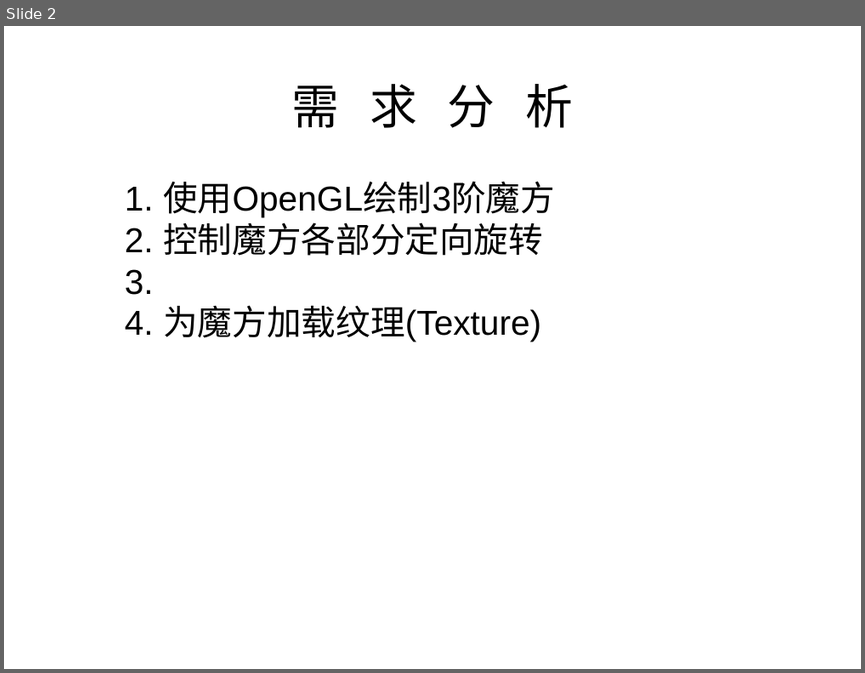
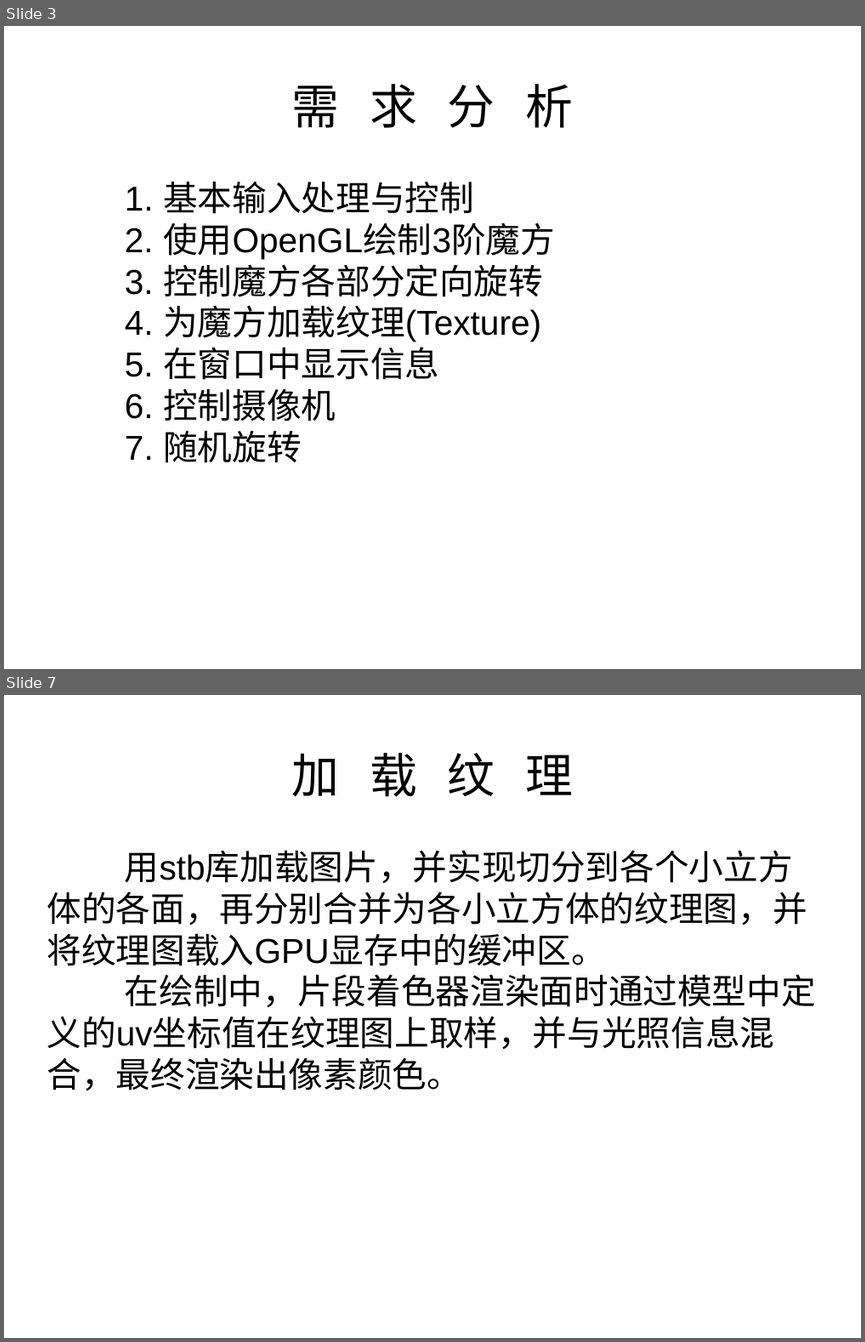
Before and after one commit to Seas0/OpenGLMagicCube, a slide deck: docs/OpenGLCubeDirect.pptx. Shown one above the other, each under a label of ours: slide 2 before the commit, slides 3 and 7 after it; the slides between them are not shown. The pictures are 865x673 and 865x1342 pixels, drawn with LibreOffice and Linux fonts; fonts in the diff are those of the drawing; background and template pictures are left out. Boxes give left, top, right and bottom in pixels: in the first picture for what was removed or moved away, otherwise in the second. Text is boxed around its words. In the diff, an @@ line names an element or a change of style, - is before the commit and + after.

Commit message:
add: random rotate whole cube add: info text
change: ppt document

fix: texture for Windows bulid

TODO: Noise gen

```diff
--- a/docs/OpenGLCubeDirect.pptx
+++ b/docs/OpenGLCubeDirect.pptx
@@ slide 7 added at [4, 695, 861, 1338], background picture (left out) @@
@@ text added at [292, 753, 573, 797], 44 pt, text #000000 @@
+加 载 纹 理
@@ text added at [46, 850, 816, 1090], 32 pt, text #000000 @@
+用stb库加载图片，并实现切分到各个小立方体的各面，再分别合并为各小立方体的纹理图，并将纹理图载入GPU显存中的缓冲区。
+在绘制中，片段着色器渲染面时通过模型中定义的uv坐标值在纹理图上取样，并与光照信息混合，最终渲染出像素颜色。
@@ what was slide 2 is now slide 3 @@
@@ slide 3 changed as well @@
@@ text at [125, 181, 555, 297]: text changed @@
-1. 使用OpenGL绘制3阶魔方
-2. 控制魔方各部分定向旋转
-3.
+1. 基本输入处理与控制
+2. 使用OpenGL绘制3阶魔方
+3. 控制魔方各部分定向旋转
@@ text at [125, 341, 439, 463]: paragraphs added @@
+5. 在窗口中显示信息
+6. 控制摄像机
+7. 随机旋转
```
Also in this commit, not shown: 1 other slide changed, 7 other slides added, 2 slides removed, 12 other files.
